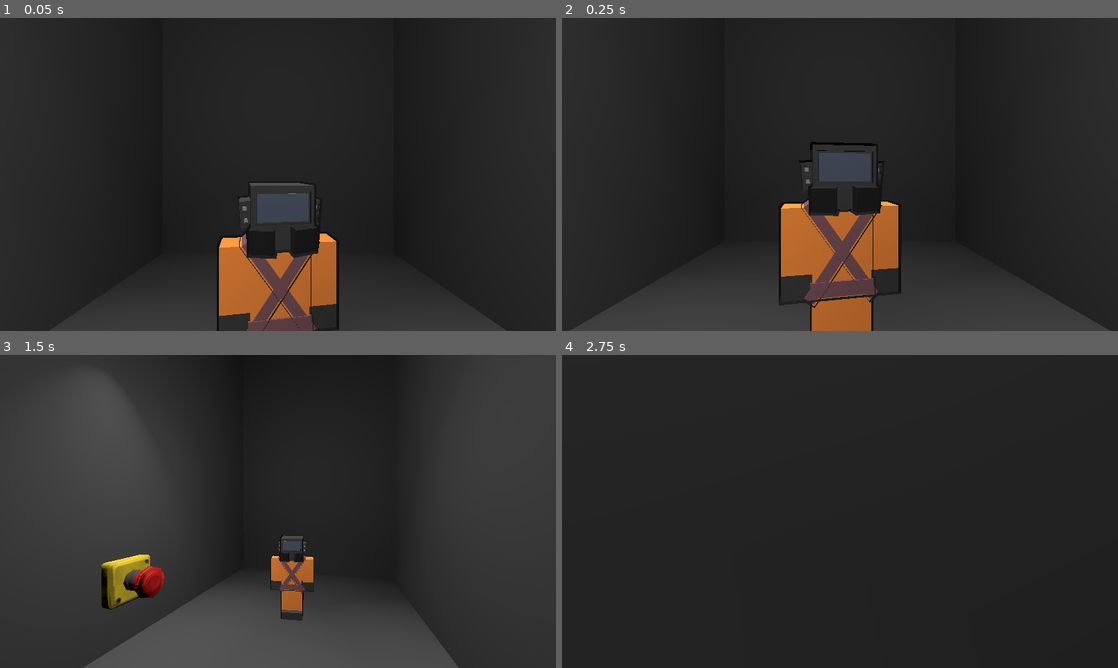
Above: before the commit, frames 1-4 (two rows, left to right).
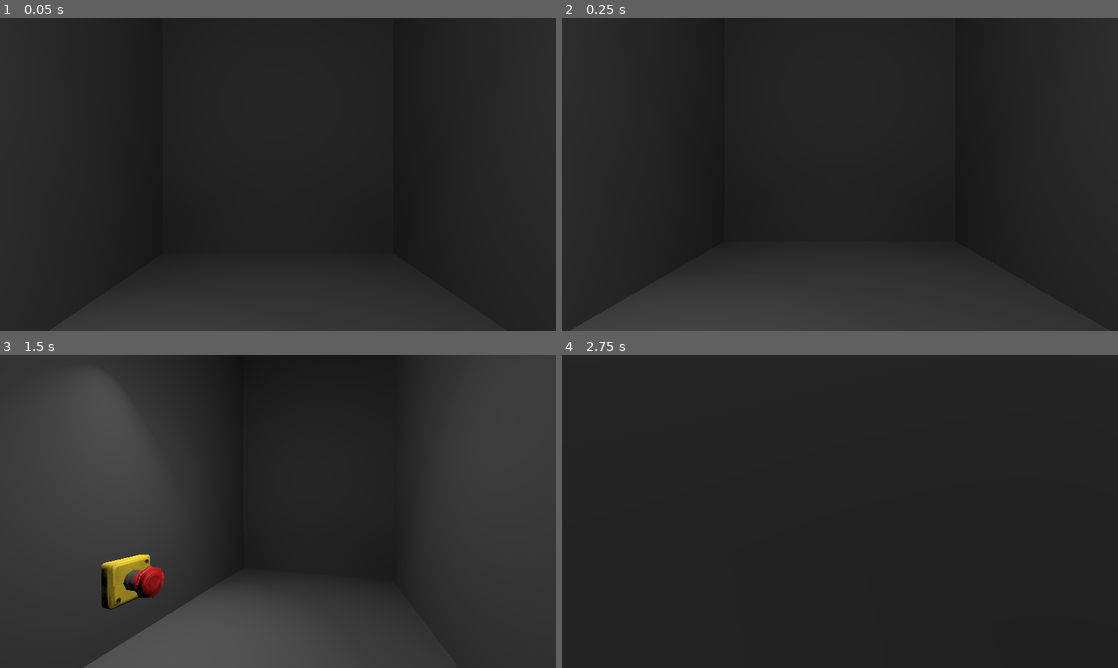
Above: after the commit, the same moments.

Repository: SavageMode123/Lethal-Company
Game: Godot game, scene res://main.tscn
Same seed, same stepped clock (60 frames per second), same inputs: the game is played once before the commit and once after it.
Inputs (mouse positions are in pixels of both pictures, inside the frame that each line leads up to):
- Up to frame 1 (0.05 s): no input
- Up to frame 2 (0.25 s): no input
- Up to frame 3 (1.5 s): tap Enter at 0.5 s; move the mouse to (400, 495) at 0.52 s; hold D (Right) 0.53-1.28 s; tap E (Interact) at 0.6, 1.35 s; tap Space (Jump) at 0.77 s; move the mouse to (250, 511) at 1.27 s; hold W (Forward) from 1.28 s (still down)
- Up to frame 4 (2.75 s): keep holding W (Forward); tap Space (Jump) at 1.52 s; move the mouse to (851, 505) at 2.02 s; tap E (Interact) at 2.1 s

The runs differ from the first frame. In frame 1, 6.0% of the frame differs, in the area x 39-61%, y 52-100%; in frame 2, 7.4%, in the area x 39-61%, y 39-100%; in frame 3, 1.1%; in frame 4, less than 0.1%.

Commit message:
Started Procedural Generation

Diff:
--- /dev/null
+++ b/ProceduralGenerator.gd
@@ -0,0 +1,12 @@
+extends Node3D
+
+@export var hallway: StaticBody3D
+
+# Called when the node enters the scene tree for the first time.
+func _ready() -> void:
+	pass # Replace with function body.
+
+
+# Called every frame. 'delta' is the elapsed time since the previous frame.
+func _process(delta: float) -> void:
+	pass
--- a/main.tscn
+++ b/main.tscn
@@ -1,11 +1,11 @@
 [gd_scene load_steps=23 format=3 uid="uid://cmcut6gpk4u04"]
 
-[ext_resource type="PackedScene" uid="uid://crs7ejl8sof8l" path="res://player.tscn" id="1_h55wo"]
+[ext_resource type="PackedScene" uid="uid://dt7yfqy2ebhjp" path="res://player.tscn" id="1_h55wo"]
 [ext_resource type="Script" path="res://Elevator.gd" id="2_qana8"]
 [ext_resource type="Texture2D" uid="uid://blude7e8oag3j" path="res://low_poly_emergency_button/textures/Material.002_baseColor.png" id="3_m1li0"]
 [ext_resource type="Texture2D" uid="uid://g8d5s6ylm30t" path="res://low_poly_emergency_button/textures/Material.002_metallicRoughness.png" id="4_ftsml"]
 [ext_resource type="Texture2D" uid="uid://bf7y3q5plpayd" path="res://low_poly_emergency_button/textures/Material.002_normal.png" id="5_4k8ko"]
-[ext_resource type="PackedScene" uid="uid://d3so6bj4yxu37" path="res://lethal_company_employee/scene.gltf" id="5_xn0y1"]
+[ext_resource type="Script" path="res://ProceduralGenerator.gd" id="6_x11xo"]
 
 [sub_resource type="BoxShape3D" id="BoxShape3D_r5elr"]
 
@@ -214,7 +214,6 @@
 shape = SubResource("BoxShape3D_r5elr")
 
 [node name="MeshInstance3D" type="MeshInstance3D" parent="Elevator/Roof/CollisionShape3D"]
-transform = Transform3D(1, 0, 0, 0, 1, 0, 0, 0, 1, 0, 0, 0)
 mesh = SubResource("BoxMesh_wultg")
 
 [node name="Wall" type="StaticBody3D" parent="Elevator"]
@@ -227,7 +226,7 @@
 mesh = SubResource("BoxMesh_wultg")
 
 [node name="Door" type="StaticBody3D" parent="Elevator"]
-transform = Transform3D(5.07462, -2.23667e-28, 1.78791e-33, 0, -2.13906e-09, -8.94905, 2.31942e-26, 0.0489359, -3.91175e-07, 2.08165e-12, 4.45, -4.46)
+transform = Transform3D(5.07462, -2.23668e-28, 1.78792e-33, 0, -2.13906e-09, -8.94905, 2.31942e-26, 0.0489359, -3.91175e-07, 2.08165e-12, 4.45, -4.46)
 
 [node name="CollisionShape3D" type="CollisionShape3D" parent="Elevator/Door"]
 shape = SubResource("BoxShape3D_r5elr")
@@ -241,22 +240,22 @@
 "": SubResource("AnimationLibrary_4f6fs")
 }
 
+[node name="Wall2" type="StaticBody3D" parent="Elevator"]
+transform = Transform3D(-3.91173e-07, -0.049, -3.91173e-07, 0, -2.14186e-09, 8.949, -8.949, 2.14186e-09, 1.70987e-14, 2.538, 4.45, 2.08165e-12)
+
+[node name="CollisionShape3D" type="CollisionShape3D" parent="Elevator/Wall2"]
+shape = SubResource("BoxShape3D_r5elr")
+
+[node name="MeshInstance3D" type="MeshInstance3D" parent="Elevator/Wall2/CollisionShape3D"]
+mesh = SubResource("BoxMesh_wultg")
+
 [node name="Wall3" type="StaticBody3D" parent="Elevator"]
-transform = Transform3D(-3.91173e-07, -0.049, -3.91173e-07, 0, -2.14186e-09, 8.949, -8.949, 2.14186e-09, 1.70987e-14, 2.538, 4.45, 2.08165e-12)
+transform = Transform3D(-3.91173e-07, -0.049, -3.91173e-07, 0, -2.14186e-09, 8.949, -8.949, 2.14186e-09, 1.70987e-14, -2.538, 4.45, 2.08165e-12)
 
 [node name="CollisionShape3D" type="CollisionShape3D" parent="Elevator/Wall3"]
 shape = SubResource("BoxShape3D_r5elr")
 
 [node name="MeshInstance3D" type="MeshInstance3D" parent="Elevator/Wall3/CollisionShape3D"]
-mesh = SubResource("BoxMesh_wultg")
-
-[node name="Wall4" type="StaticBody3D" parent="Elevator"]
-transform = Transform3D(-3.91173e-07, -0.049, -3.91173e-07, 0, -2.14186e-09, 8.949, -8.949, 2.14186e-09, 1.70987e-14, -2.538, 4.45, 2.08165e-12)
-
-[node name="CollisionShape3D" type="CollisionShape3D" parent="Elevator/Wall4"]
-shape = SubResource("BoxShape3D_r5elr")
-
-[node name="MeshInstance3D" type="MeshInstance3D" parent="Elevator/Wall4/CollisionShape3D"]
 mesh = SubResource("BoxMesh_wultg")
 
 [node name="OpenButton" type="StaticBody3D" parent="Elevator"]
@@ -289,27 +288,98 @@
 mesh = SubResource("ArrayMesh_c608c")
 skeleton = NodePath("")
 
-[node name="Light" type="SpotLight3D" parent="."]
+[node name="Light" type="SpotLight3D" parent="Elevator"]
+transform = Transform3D(1, -6.97574e-16, -1.52459e-23, -1.5246e-23, -4.37114e-08, 1, -6.97574e-16, -1, -4.37114e-08, -0.0820077, 8.54226, 0.280514)
+light_energy = 3.667
+spot_range = 22.686
+spot_angle = 33.41
+
+[node name="Light3" type="SpotLight3D" parent="Elevator"]
+transform = Transform3D(1, -6.97574e-16, -1.52459e-23, -1.5246e-23, -4.37114e-08, 1, -6.97574e-16, -1, -4.37114e-08, -1.97367, 5.16601, 0.280514)
+light_energy = 3.667
+spot_range = 22.686
+spot_angle = 33.41
+
+[node name="Light4" type="OmniLight3D" parent="Elevator"]
+transform = Transform3D(1, 0, 0, 0, 1, 0, 0, 0, 1, 0, 3.21818, 0)
+light_energy = 1.566
+omni_range = 11.626
+
+[node name="Hallway" type="Node3D" parent="."]
+transform = Transform3D(1, 0, 0, 0, 1, 0, 0, 0, 1, 11.2142, 0, 0)
+
+[node name="Floor" type="StaticBody3D" parent="Hallway"]
+transform = Transform3D(5.075, 0, 0, 0, 0.049, 0, 0, 0, 8.949, 2.08165e-12, 2.08165e-12, 2.08165e-12)
+
+[node name="CollisionShape3D" type="CollisionShape3D" parent="Hallway/Floor"]
+shape = SubResource("BoxShape3D_r5elr")
+
+[node name="MeshInstance3D" type="MeshInstance3D" parent="Hallway/Floor/CollisionShape3D"]
+mesh = SubResource("BoxMesh_wultg")
+
+[node name="Roof" type="StaticBody3D" parent="Hallway"]
+transform = Transform3D(5.075, 0, 0, 0, 0.049, 0, 0, 0, 8.949, 2.08165e-12, 8.9, 2.08165e-12)
+
+[node name="CollisionShape3D" type="CollisionShape3D" parent="Hallway/Roof"]
+shape = SubResource("BoxShape3D_r5elr")
+
+[node name="MeshInstance3D" type="MeshInstance3D" parent="Hallway/Roof/CollisionShape3D"]
+mesh = SubResource("BoxMesh_wultg")
+
+[node name="Connector" type="StaticBody3D" parent="Hallway"]
+transform = Transform3D(5.07462, 0, 0, 0, -2.13906e-09, 8.94905, 0, -0.0489359, -3.91175e-07, 2.08165e-12, 4.45, 4.48894)
+
+[node name="CollisionShape3D" type="CollisionShape3D" parent="Hallway/Connector"]
+visible = false
+shape = SubResource("BoxShape3D_r5elr")
+disabled = true
+
+[node name="MeshInstance3D" type="MeshInstance3D" parent="Hallway/Connector/CollisionShape3D"]
+mesh = SubResource("BoxMesh_wultg")
+
+[node name="Connector2" type="StaticBody3D" parent="Hallway"]
+transform = Transform3D(5.07462, -2.23668e-28, 1.78792e-33, 0, -2.13906e-09, -8.94905, 2.31942e-26, 0.0489359, -3.91175e-07, 2.08165e-12, 4.45, -4.46)
+
+[node name="CollisionShape3D" type="CollisionShape3D" parent="Hallway/Connector2"]
+visible = false
+shape = SubResource("BoxShape3D_r5elr")
+disabled = true
+
+[node name="MeshInstance3D" type="MeshInstance3D" parent="Hallway/Connector2/CollisionShape3D"]
+transform = Transform3D(1, -7.92088e-21, 3.1594e-31, 7.92088e-21, 1, -6.07153e-18, -3.1594e-31, 6.07153e-18, 1, 0, 0, 0)
+mesh = SubResource("BoxMesh_wultg")
+
+[node name="Wall2" type="StaticBody3D" parent="Hallway"]
+transform = Transform3D(-3.91173e-07, -0.049, -3.91173e-07, 0, -2.14186e-09, 8.949, -8.949, 2.14186e-09, 1.70987e-14, 2.538, 4.45, 2.08165e-12)
+
+[node name="CollisionShape3D" type="CollisionShape3D" parent="Hallway/Wall2"]
+shape = SubResource("BoxShape3D_r5elr")
+
+[node name="MeshInstance3D" type="MeshInstance3D" parent="Hallway/Wall2/CollisionShape3D"]
+mesh = SubResource("BoxMesh_wultg")
+
+[node name="Wall3" type="StaticBody3D" parent="Hallway"]
+transform = Transform3D(-3.91173e-07, -0.049, -3.91173e-07, 0, -2.14186e-09, 8.949, -8.949, 2.14186e-09, 1.70987e-14, -2.538, 4.45, 2.08165e-12)
+
+[node name="CollisionShape3D" type="CollisionShape3D" parent="Hallway/Wall3"]
+shape = SubResource("BoxShape3D_r5elr")
+
+[node name="MeshInstance3D" type="MeshInstance3D" parent="Hallway/Wall3/CollisionShape3D"]
+mesh = SubResource("BoxMesh_wultg")
+
+[node name="Light" type="SpotLight3D" parent="Hallway"]
 transform = Transform3D(1, -6.97574e-16, -1.5246e-23, -1.5246e-23, -4.37114e-08, 1, -6.97574e-16, -1, -4.37114e-08, -0.0820077, 8.54226, 0.280514)
 light_energy = 3.667
 spot_range = 22.686
 spot_angle = 33.41
 
-[node name="scene" parent="Light" instance=ExtResource("5_xn0y1")]
-
-[node name="Light2" type="SpotLight3D" parent="."]
-transform = Transform3D(1, -6.97574e-16, -1.5246e-23, -1.5246e-23, -4.37114e-08, 1, -6.97574e-16, -1, -4.37114e-08, 2.8709, 5.16601, 0.280514)
-light_energy = 3.667
-spot_range = 22.686
-spot_angle = 33.41
-
-[node name="Light3" type="SpotLight3D" parent="."]
+[node name="Light3" type="SpotLight3D" parent="Hallway"]
 transform = Transform3D(1, -6.97574e-16, -1.5246e-23, -1.5246e-23, -4.37114e-08, 1, -6.97574e-16, -1, -4.37114e-08, -1.97367, 5.16601, 0.280514)
 light_energy = 3.667
 spot_range = 22.686
 spot_angle = 33.41
 
-[node name="Light4" type="OmniLight3D" parent="."]
+[node name="Light4" type="OmniLight3D" parent="Hallway"]
 transform = Transform3D(1, 0, 0, 0, 1, 0, 0, 0, 1, 0, 3.21818, 0)
 light_energy = 1.566
 omni_range = 11.626
@@ -322,5 +392,5 @@
 [node name="Camera3D" type="Camera3D" parent="."]
 transform = Transform3D(-4.37114e-08, 3.48787e-16, 1, 3.48787e-16, 1, -3.48787e-16, -1, 3.48787e-16, -4.37114e-08, 1.89978, 1.07424, 0)
 
-[node name="scene" parent="." instance=ExtResource("5_xn0y1")]
-transform = Transform3D(1, 0, 0, 0, 1, 0, 0, 0, 1, 0, 0, -1.52881)
+[node name="ProceduralGenerator" type="Node3D" parent="."]
+script = ExtResource("6_x11xo")
Not shown, removed: lethal_company_employee/license.txt
Binary file removed: lethal_company_employee/scene.bin
Not shown, removed: lethal_company_employee/scene.gltf
Not shown, removed: lethal_company_employee/scene.gltf.import
Binary file removed: lethal_company_employee/textures/material_0_baseColor.png
Not shown, removed: lethal_company_employee/textures/material_0_baseColor.png.import
Binary file removed: lethal_company_employee/textures/material_0_metallicRoughness.png
Not shown, removed: lethal_company_employee/textures/material_0_metallicRoughness.png.import
Binary file removed: lethal_company_employee/textures/material_1_baseColor.png
Not shown, removed: lethal_company_employee/textures/material_1_baseColor.png.import
Binary file removed: lethal_company_employee/textures/material_2_baseColor.png
Not shown, removed: lethal_company_employee/textures/material_2_baseColor.png.import
(and 3 more such lines)
